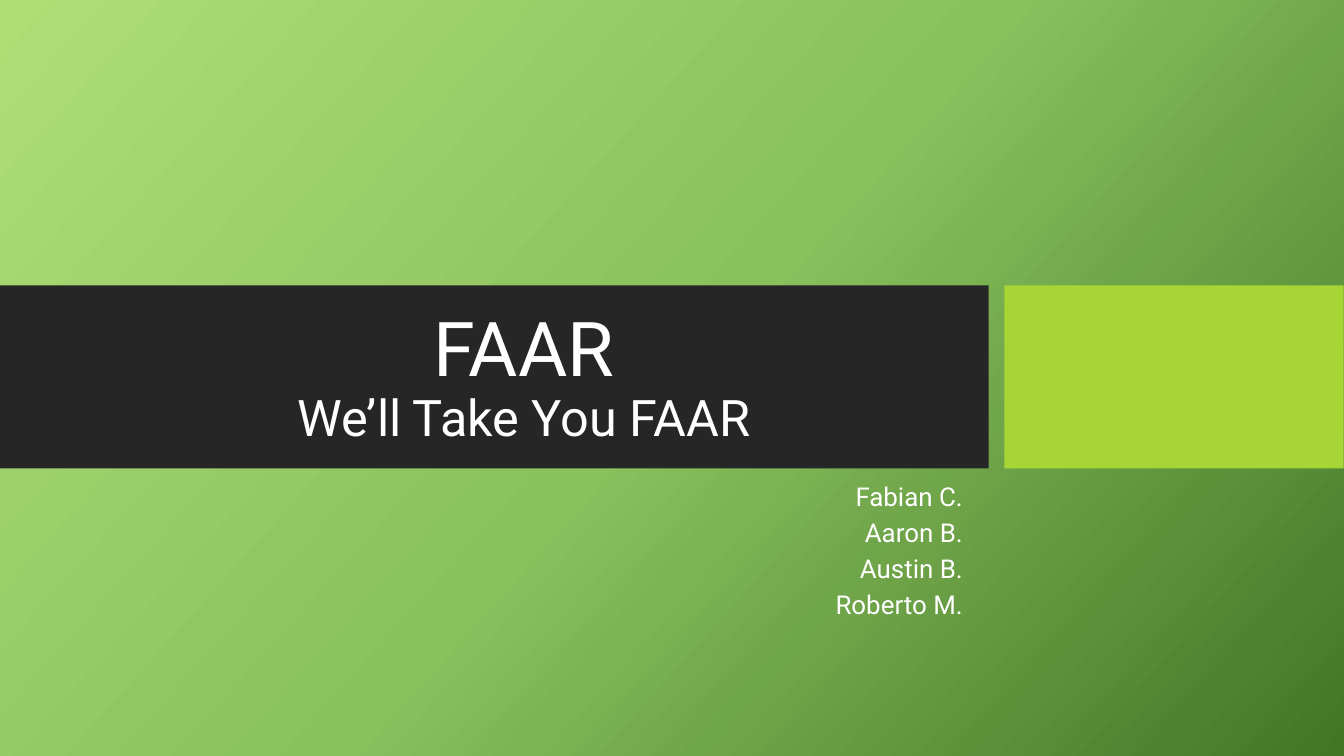
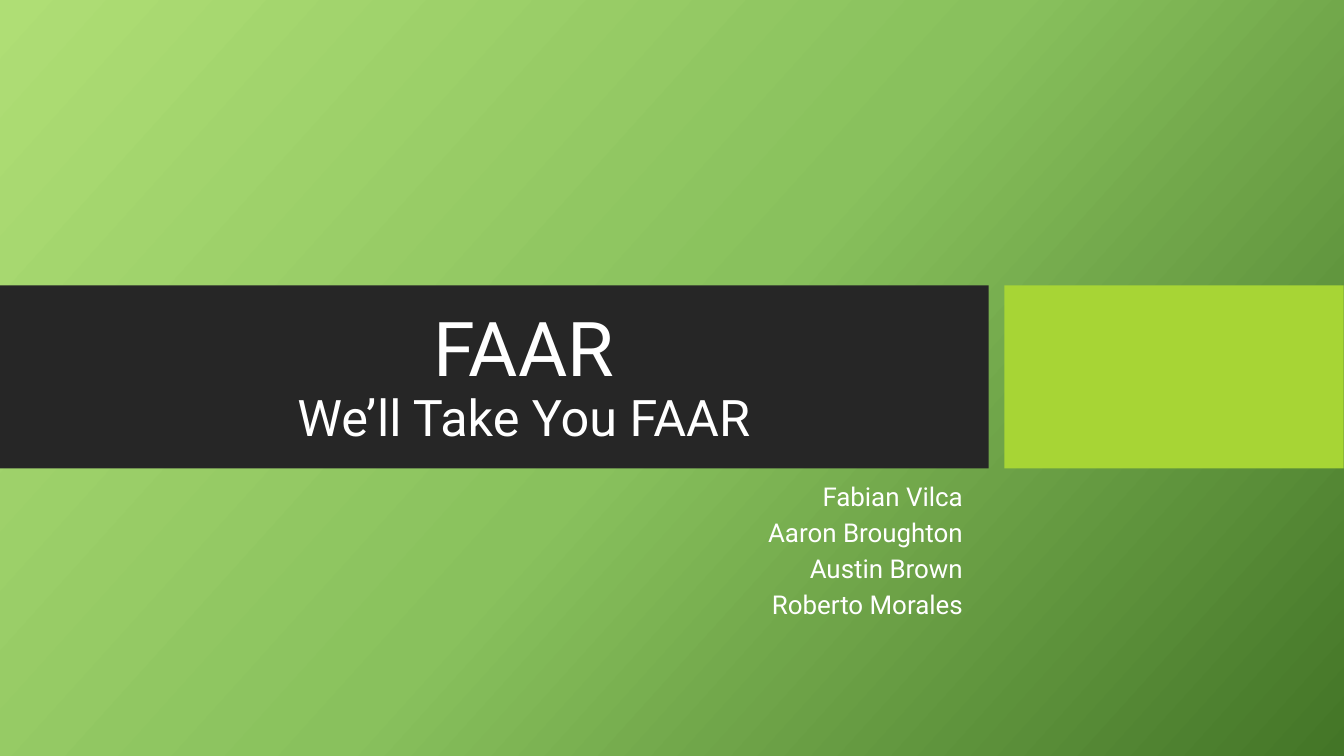
Before and after one commit to aaronbroughton/411GroupProject, a slide deck: slide 1 of Documentation/FAAR.pptx. Drawn at 1344x756 pixels with LibreOffice and Linux fonts; fonts in the diff are those of the drawing; background and template pictures are left out. Boxes give left, top, right and bottom in pixels: in the first picture for what was removed or moved away, otherwise in the second. Text is boxed around its words. In the diff, an @@ line names an element or a change of style, - is before the commit and + after.

Commit message:
Updated Powerpoint

```diff
--- a/Documentation/FAAR.pptx
+++ b/Documentation/FAAR.pptx
@@ subtitle at bbox=[768, 486, 963, 615]: text changed @@
-Fabian C.
-Aaron B.
-Austin B.
-Roberto M.
+Fabian Vilca
+Aaron Broughton
+Austin Brown
+Roberto Morales
```
Also in this commit, not shown: 1 slide removed.
